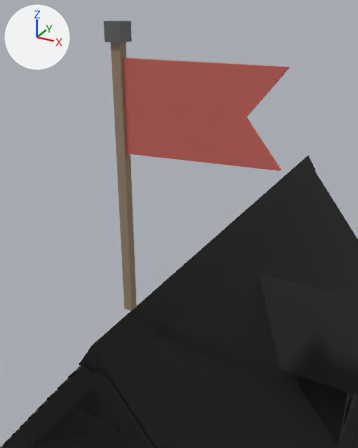
The glTF model game/assets/modelle/gebaeude/neubau/wohnhaus_mensch_s2_g1.glb, before and after one commit.
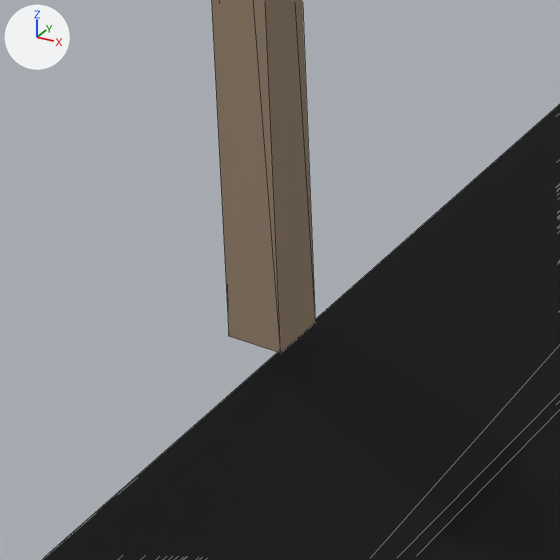
Each version appears first from a 50 mm lens placed at (2.242, -5.608, 11.727), pointed at (0.561, -2.552, 10.199), and next in a close-up on the part from 26% to 48% of the width and 58% to 76% of the height. The lights are fixed; the arrows at upper left show +X, +Y and +Z. The older version's two pictures come first. The close-ups show mesh edges as thin lines. Vertices at exactly the same position are counted once.

In view in the first close-up: 'Dach', 'Fahne'.
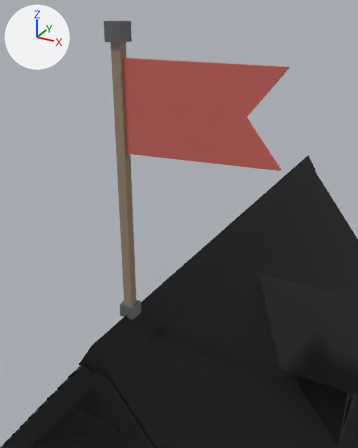
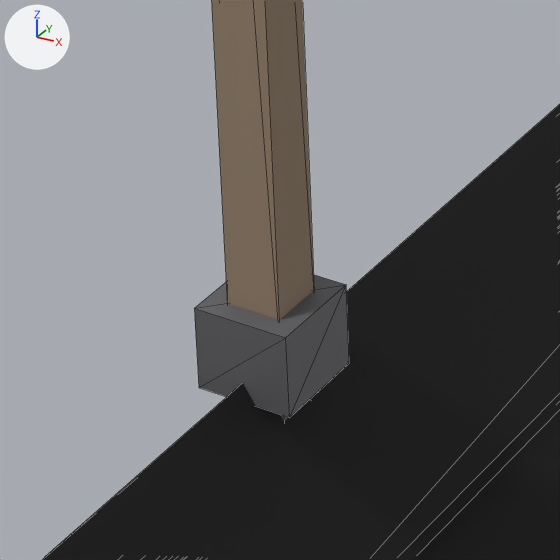
Pixel boxes [x1, y1, x2, y2] of what changed, in the close-ups (560 x 560 px):
'Fahne', reshaped: before [212, 0, 315, 353]; after [194, 0, 349, 420]
part 1 of me_fahne, added: after [194, 275, 349, 418]

Edits to the bpy script that builds the scene:
```text
Change me_fahne:
    used by ob_fahne; location = (0.0, 0.0, 0.0)
    remove me_fahne.from_pydata(...)  # 26 vertices, 36 faces; spans x -0.07..1.29, y -2.52..-2.38, z 9.21..11.63
    add me_fahne.from_pydata(...)  # 38 vertices, 56 faces; spans x -0.07..1.29, y -2.52..-2.38, z 9.07..11.63
    me_fahne part 1: a new loose piece, a box spanning x -0.07..0.07, y -2.52..-2.38, z 9.14..9.26, in mat_eisen (dark grey #616165)
    other edits to the shape of me_fahne do not show in these pictures
```
